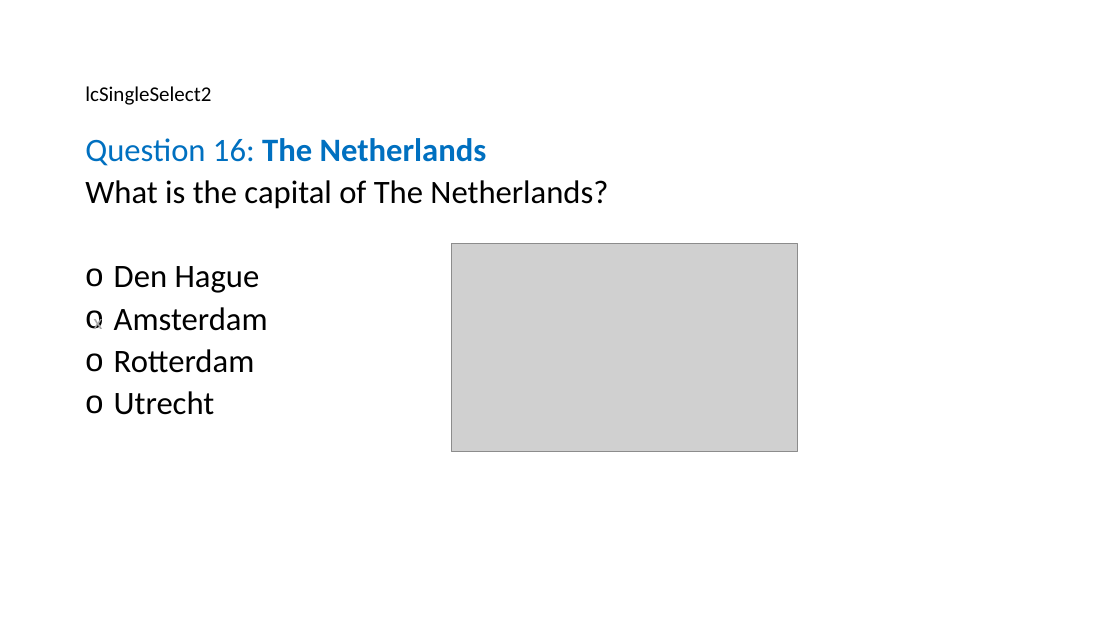
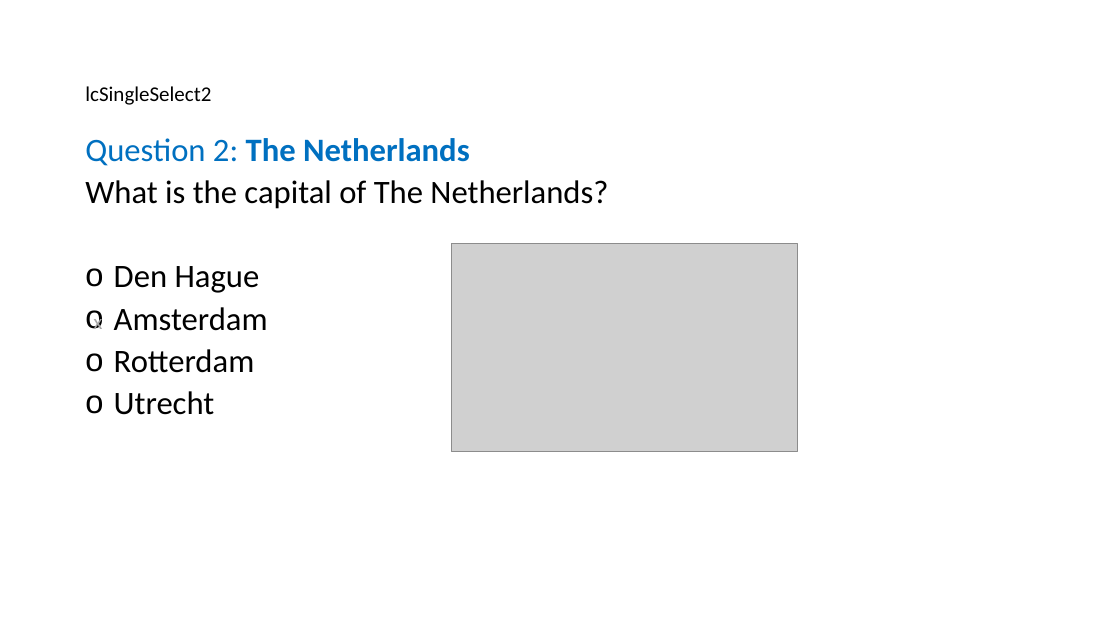
Before and after one commit to birgitstrackenbrock/dita13.lc.extra-interactions, a slide deck: slide 4 of documentation/Interaction_examples_visual.pptx (slide 20 before the commit). Drawn at 1120x630 pixels with LibreOffice and Linux fonts; fonts in the diff are those of the drawing; grey boxes stand for pictures. Boxes give left, top, right and bottom in pixels: in the first picture for what was removed or moved away, otherwise in the second. Text is boxed around its words. In the diff, an @@ line names an element or a change of style, - is before the commit and + after.

```diff
--- a/documentation/Interaction_examples_visual.pptx
+++ b/documentation/Interaction_examples_visual.pptx
@@ text at [85, 138, 470, 166]: text changed @@
-Question 16: The Netherlands
+Question 2: The Netherlands
```
Also in this commit, not shown: 18 other slides changed, 1 slide added.
